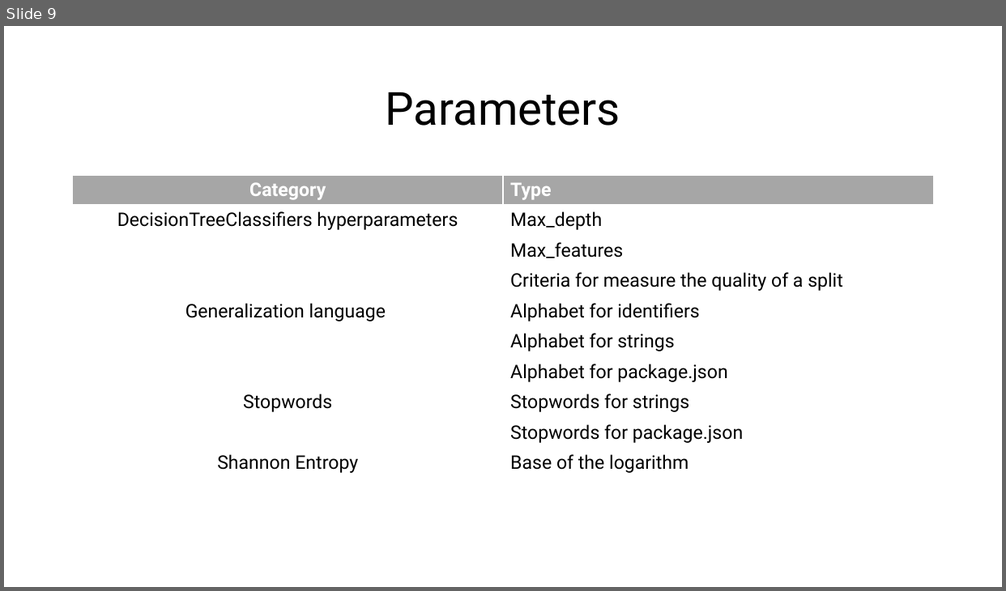
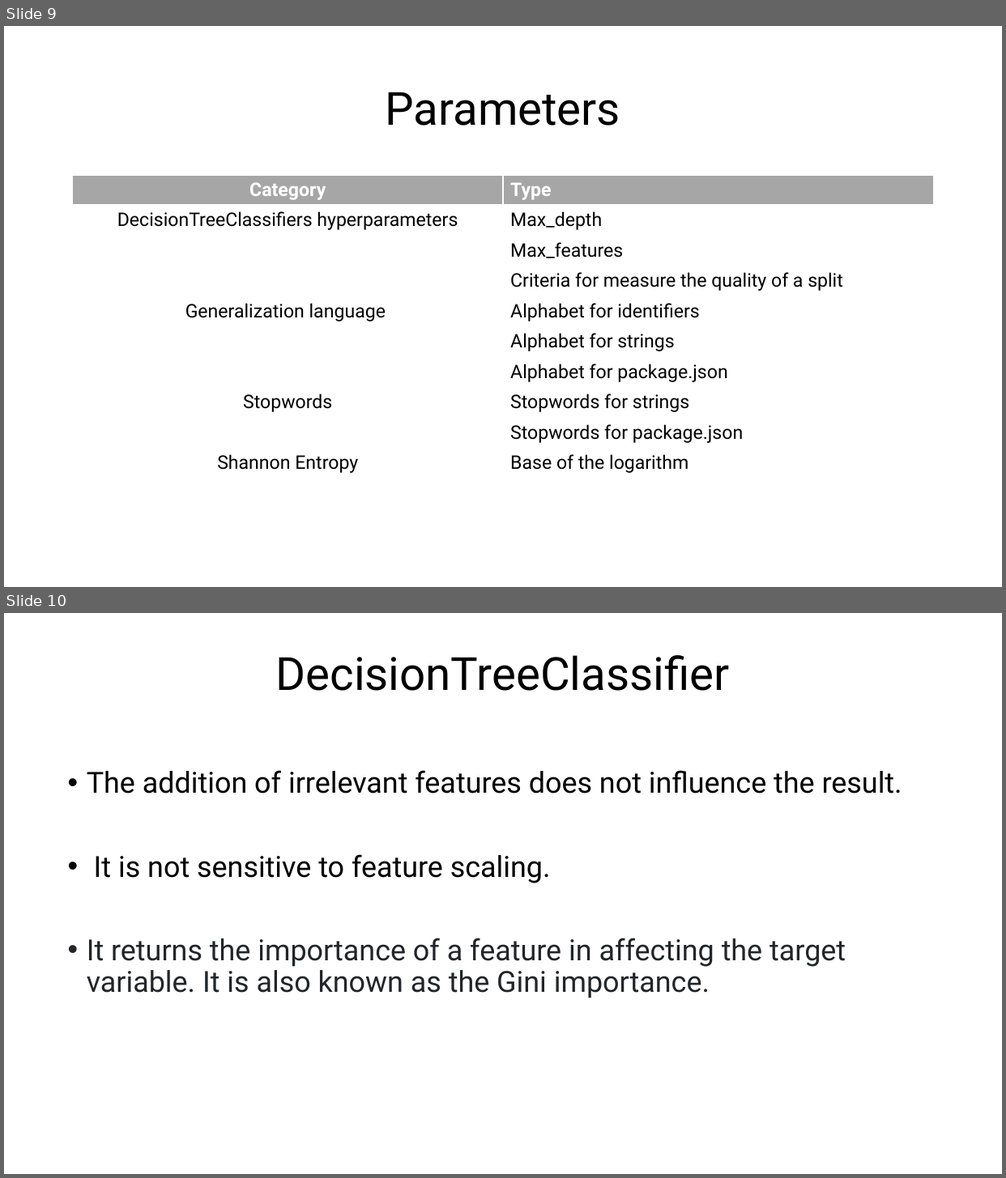
Before and after one commit to NicolaRonzoni/MLxOSA, a slide deck: MLxOSSA.pptx. Shown one above the other, each under a label of ours: slide 9 before the commit, slides 9 and 10 after it. The pictures are 1006x591 and 1006x1178 pixels, drawn with LibreOffice and Linux fonts; fonts in the diff are those of the drawing. Boxes give left, top, right and bottom in pixels: in the first picture for what was removed or moved away, otherwise in the second. Text is boxed around its words. In the diff, an @@ line names an element or a change of style, - is before the commit and + after.

```diff
--- a/MLxOSSA.pptx
+++ b/MLxOSSA.pptx
@@ slide 10 added at <box>4,613,1002,1174</box>, background #FFFFFF @@
@@ title added at <box>276,655,730,691</box>, 44 pt, text #000000 @@
+DecisionTreeClassifier
@@ text added at <box>87,770,902,999</box>, 28 pt, text #000000 @@
+• The addition of irrelevant features does not influence the result.
+• It is not sensitive to feature scaling.
+• It returns the importance of a feature in affecting the target variable. It is also known as the Gini importance.
```
Also in this commit, not shown: 2 slides changed.
